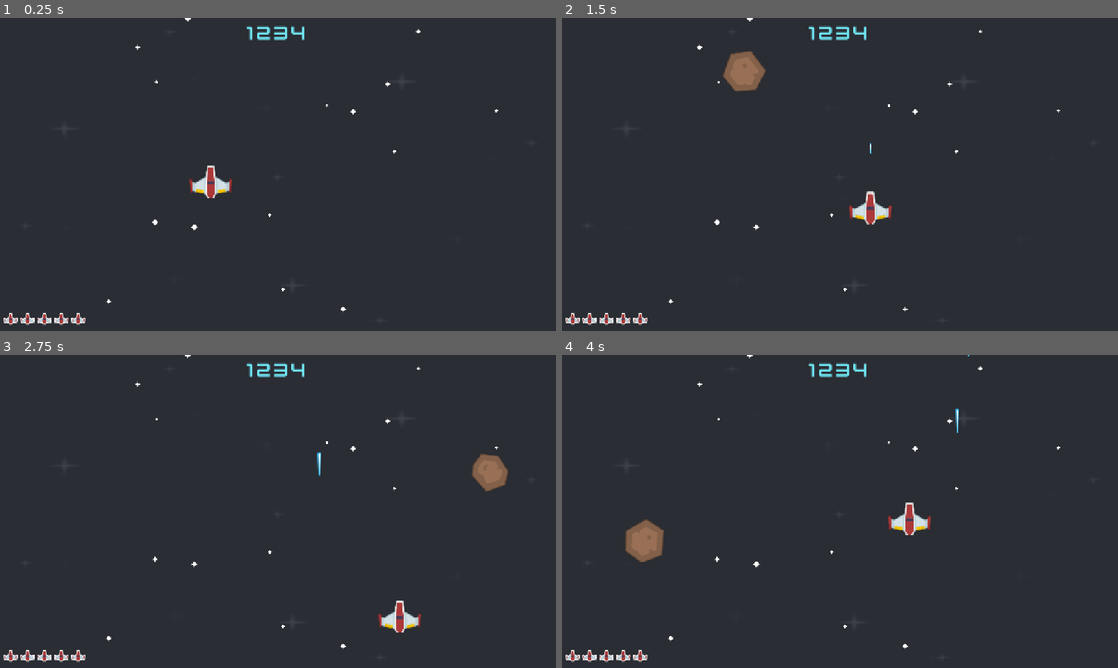
Above: before the commit, frames 1-4 (two rows, left to right).
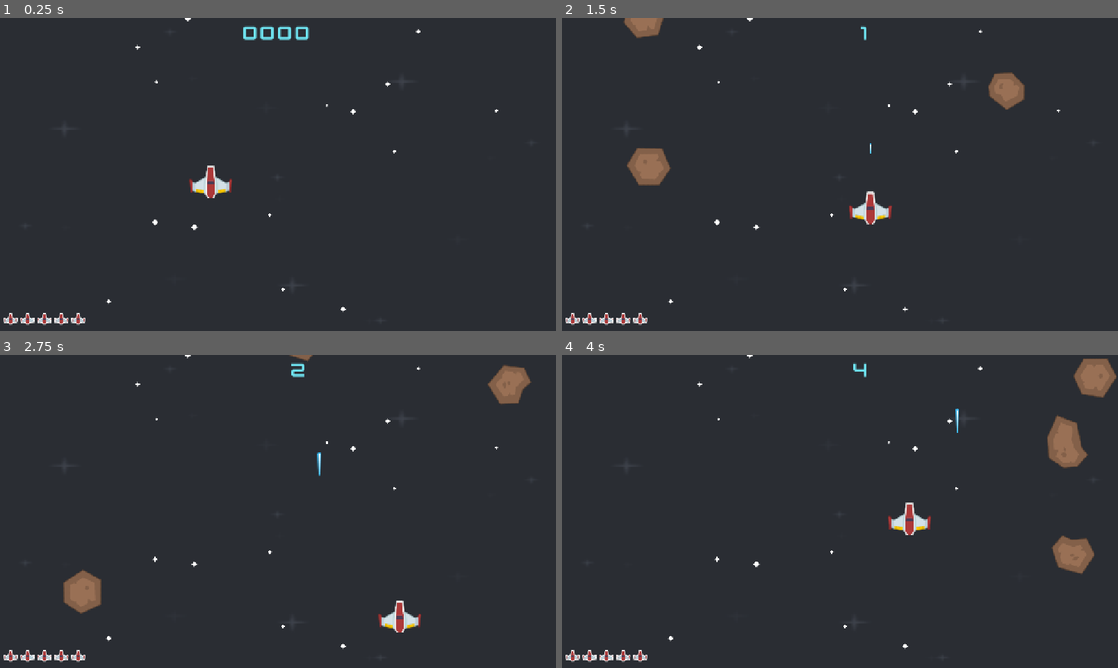
Above: after the commit, the same moments.

Repository: JulianNicholls/NetNinja-Godot-Tutorial
Game: Godot game, scene res://scenes/level.tscn
Same seed, same stepped clock (60 frames per second), same inputs: the game is played once before the commit and once after it.
Inputs:
- Up to frame 1 (0.25 s): no input
- Up to frame 2 (1.5 s): hold Right (right) 0.53-1.28 s; tap Space (shoot) at 0.6, 1.35 s; hold Down (down) from 1.28 s (still down)
- Up to frame 3 (2.75 s): release Down (down) at 2.03 s; hold Right (right) from 2.03 s (still down); tap Space (shoot) at 2.1 s
- Up to frame 4 (4 s): release Right (right) at 2.78 s; hold Up (up) 2.78-3.53 s; tap Space (shoot) at 2.85, 3.6 s; hold Left (left) from 3.53 s (still down)

The runs differ from the first frame. In frame 1, 0.4% of the frame differs, in the area x 43-56%, y 2-8%; in frame 2, 2.6%; in frame 3, 2.3%; in frame 4, 3.2%, in the area x 11-100%, y 0-70%.

Commit message:
Wire up final parts. Set score, display score at end, activate lasers.

Diff:
--- /dev/null
+++ b/global/global.gd
@@ -0,0 +1,3 @@
+extends Node
+
+var score := 0
--- a/project.godot
+++ b/project.godot
@@ -15,6 +15,10 @@
 config/features=PackedStringArray("4.7", "Forward Plus")
 boot_splash/bg_color=Color(0.18523166, 0.042642623, 0.32621557, 1)
 config/icon="res://icon.svg"
+
+[autoload]
+
+Global="*uid://davsfa0vijk"
 
 [debug]
 
@@ -59,6 +63,11 @@
 , Object(InputEventMouseButton,"resource_local_to_scene":false,"resource_name":"","device":-1,"window_id":0,"alt_presse …(244 unchanged characters)…
 ]
 }
+restart={
+"deadzone": 0.2,
+"events": [Object(InputEventKey,"resource_local_to_scene":false,"resource_name":"","device":-1,"window_id":0,"alt_pressed":false,"shift_pressed":false,"ctrl_pressed":false,"meta_pressed":false,"pressed":false,"keycode":0,"physical_keycode":32,"key_label":0,"unicode":32,"location":0,"echo":false,"script":null)
+]
+}
 
 [layer_names]
 
--- /dev/null
+++ b/scenes/game_over.gd
@@ -0,0 +1,9 @@
+extends CanvasLayer
+
+func _ready() -> void:
+	$VBoxContainer/ScoreText.text = 'Your Score: ' + str(Global.score)
+
+# Called every frame. 'delta' is the elapsed time since the previous frame.
+func _process(_delta: float) -> void:
+	if Input.is_action_just_pressed('restart'):
+		get_tree().change_scene_to_file('res://scenes/level.tscn')
--- a/scenes/game_over.tscn
+++ b/scenes/game_over.tscn
@@ -1,9 +1,11 @@
 [gd_scene format=3 uid="uid://bx13i38eaf4bv"]
 
+[ext_resource type="Script" uid="uid://cshml5rq7fa22" path="res://scenes/game_over.gd" id="1_tbwuq"]
 [ext_resource type="FontFile" uid="uid://cihgbg0n5r4v7" path="res://assets/Bonus/kenvector_future.ttf" id="1_wqhvx"]
 [ext_resource type="FontFile" uid="uid://1tnp2vgkl22y" path="res://assets/Bonus/kenvector_future_thin.ttf" id="2_tbwuq"]
 
 [node name="GameOver" type="CanvasLayer" unique_id=1627679039]
+script = ExtResource("1_tbwuq")
 
 [node name="BG" type="ColorRect" parent="." unique_id=485013929]
 offset_right = 1287.0
--- a/scenes/level.tscn
+++ b/scenes/level.tscn
@@ -190,7 +190,7 @@
 [node name="UI" parent="." unique_id=993080771 instance=ExtResource("6_2r41h")]
 
 [node name="MeteorTimer" type="Timer" parent="." unique_id=55861696]
-wait_time = 0.947
+wait_time = 0.439
 autostart = true
 
 [connection signal="laser" from="Player" to="." method="_on_player_laser"]
--- a/scenes/meteor.gd
+++ b/scenes/meteor.gd
@@ -27,5 +27,10 @@
 	position += Vector2(dirX, 1.0) * speed * delta
 	rotation += rot * delta
 
+# Collision with ship
 func _on_body_entered(_body: Node2D) -> void:
 	collision.emit()
+
+func _on_laser_entered(area: Area2D) -> void:
+	area.queue_free()	# Destroy current laser
+	queue_free()		# Destroy this meteor
--- a/scenes/meteor.tscn
+++ b/scenes/meteor.tscn
@@ -17,4 +17,5 @@
 [node name="CollisionShape2D" type="CollisionShape2D" parent="." unique_id=1861119177]
 shape = SubResource("CircleShape2D_rgm4q")
 
+[connection signal="area_entered" from="." to="." method="_on_laser_entered"]
 [connection signal="body_entered" from="." to="." method="_on_body_entered"]
--- a/scenes/player.tscn
+++ b/scenes/player.tscn
@@ -17,6 +17,7 @@
 position = Vector2(0, -43)
 
 [node name="LaserTimer" type="Timer" parent="." unique_id=1503034396]
+wait_time = 0.341
 one_shot = true
 
 [connection signal="timeout" from="LaserTimer" to="." method="_on_laser_timer_ready"]
--- a/scenes/ui.gd
+++ b/scenes/ui.gd
@@ -1,6 +1,8 @@
 extends CanvasLayer
 
 static var life_filename := 'res://assets/PNG/UI/playerLife1_red.png'
+
+var time_elapsed :=0
 
 func set_health(amount: int) -> void:
 	print('set_health: ', amount)
@@ -11,7 +13,13 @@
 
 	# Put back the health amount
 	for i in amount:
-		var texture_rect = TextureRect.new()
+		var texture_rect := TextureRect.new()
 		texture_rect.texture = load(life_filename)
 		texture_rect.stretch_mode = TextureRect.STRETCH_KEEP
 		$MarginContainer2/LifeContainer.add_child(texture_rect)
+
+func _on_game_timer_timeout() -> void:
+	time_elapsed += 1
+	Global.score = time_elapsed
+	print('Elapsed: ', time_elapsed)
+	$MarginContainer/TimeLabel.text = str(time_elapsed)
--- a/scenes/ui.tscn
+++ b/scenes/ui.tscn
@@ -16,12 +16,12 @@
 grow_horizontal = 2
 theme_override_constants/margin_top = 8
 
-[node name="Label" type="Label" parent="MarginContainer" unique_id=705365506]
+[node name="TimeLabel" type="Label" parent="MarginContainer" unique_id=705365506]
 layout_mode = 2
 theme_override_colors/font_color = Color(0.43699998, 0.8987, 0.95, 1)
 theme_override_fonts/font = ExtResource("1_x4jx1")
 theme_override_font_sizes/font_size = 48
-text = "1234"
+text = "0000"
 horizontal_alignment = 2
 
 [node name="MarginContainer2" type="MarginContainer" parent="." unique_id=997240088]
@@ -36,3 +36,8 @@
 [node name="LifeContainer" type="HBoxContainer" parent="MarginContainer2" unique_id=1843438074]
 layout_mode = 2
 theme_override_constants/separation = 6
+
+[node name="GameTimer" type="Timer" parent="." unique_id=2137868950]
+autostart = true
+
+[connection signal="timeout" from="GameTimer" to="." method="_on_game_timer_timeout"]
Not shown, added: global/global.gd.uid
Not shown, added: scenes/game_over.gd.uid
